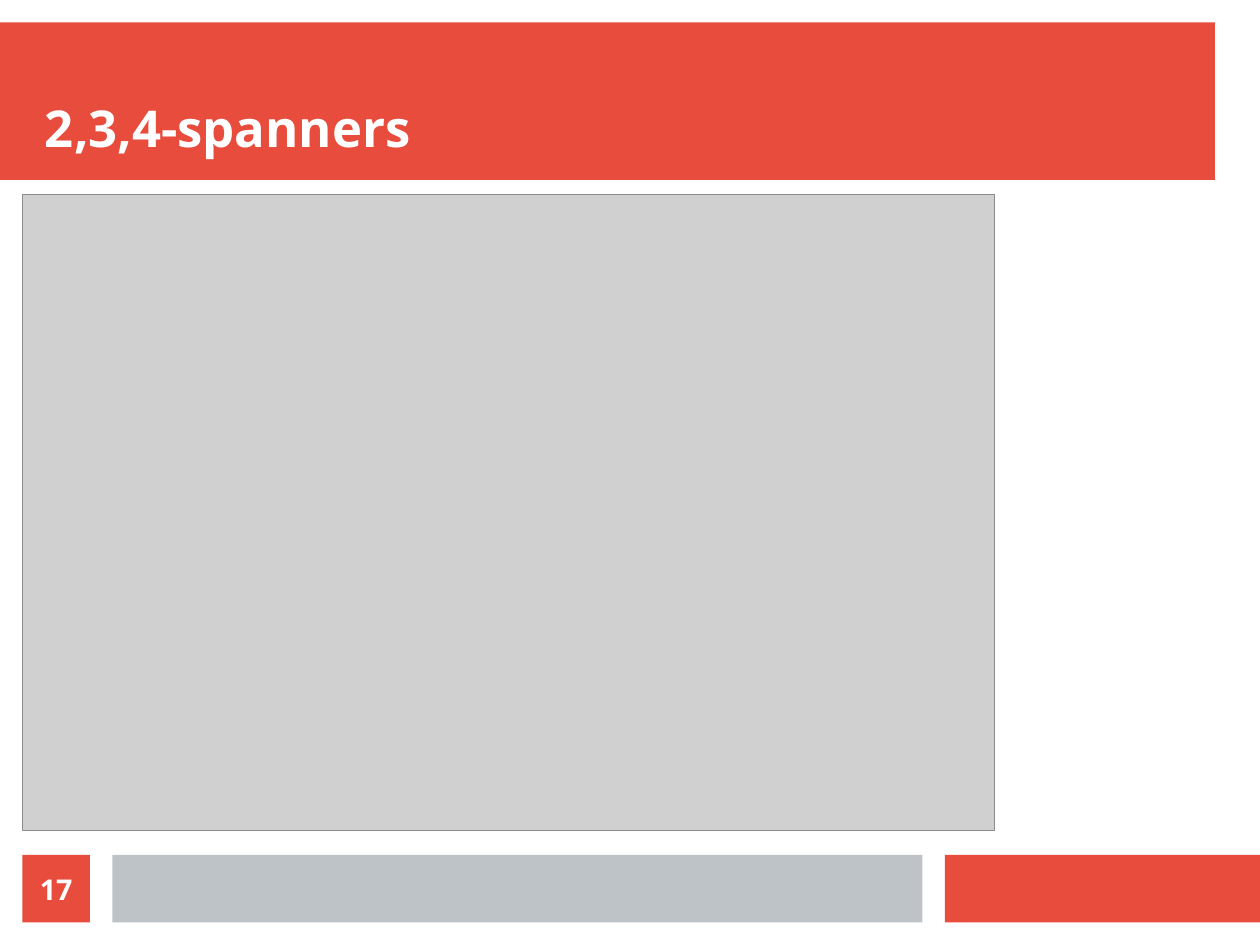
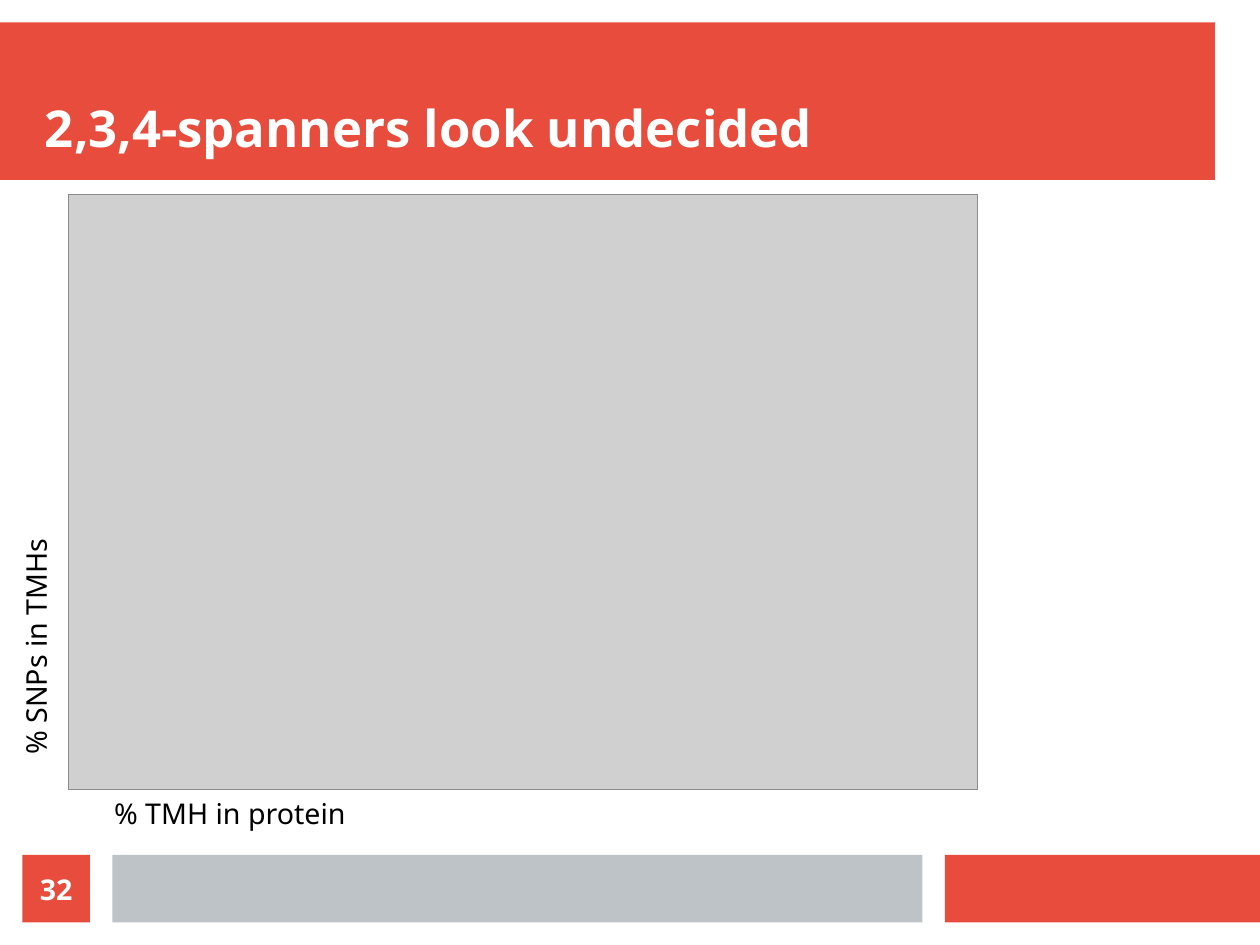
Before and after one commit to richelbilderbeek/molimm_presentation_20210111, a slide deck: slide 32 of molimm_presentation_20210111.odp (slide 17 before the commit). Drawn at 1260x945 pixels with LibreOffice and Linux fonts; fonts in the diff are those of the drawing; grey boxes stand for pictures. Boxes give left, top, right and bottom in pixels: in the first picture for what was removed or moved away, otherwise in the second. Text is boxed around its words. In the diff, an @@ line names an element or a change of style, - is before the commit and + after.

```diff
--- a/molimm_presentation_20210111.odp
+++ b/molimm_presentation_20210111.odp
@@ title at (45, 108, 812, 159): text changed @@
-2,3,4-spanners
+2,3,4-spanners look undecided
@@ picture: place and size @@
-picture at (23, 194, 995, 831)
+picture at (69, 194, 978, 790)
@@ text added at (16, 546, 55, 721), 18 pt, text #000000 @@
+% SNPs in TMHs
@@ text added at (145, 803, 346, 831), 18 pt, text #000000 @@
+% TMH in protein
@@ page number at (40, 879, 73, 901): text changed @@
-17
+32
```
Also in this commit, not shown: 2 other slides changed, 21 slides added, 4 slides removed, 12 other files.
